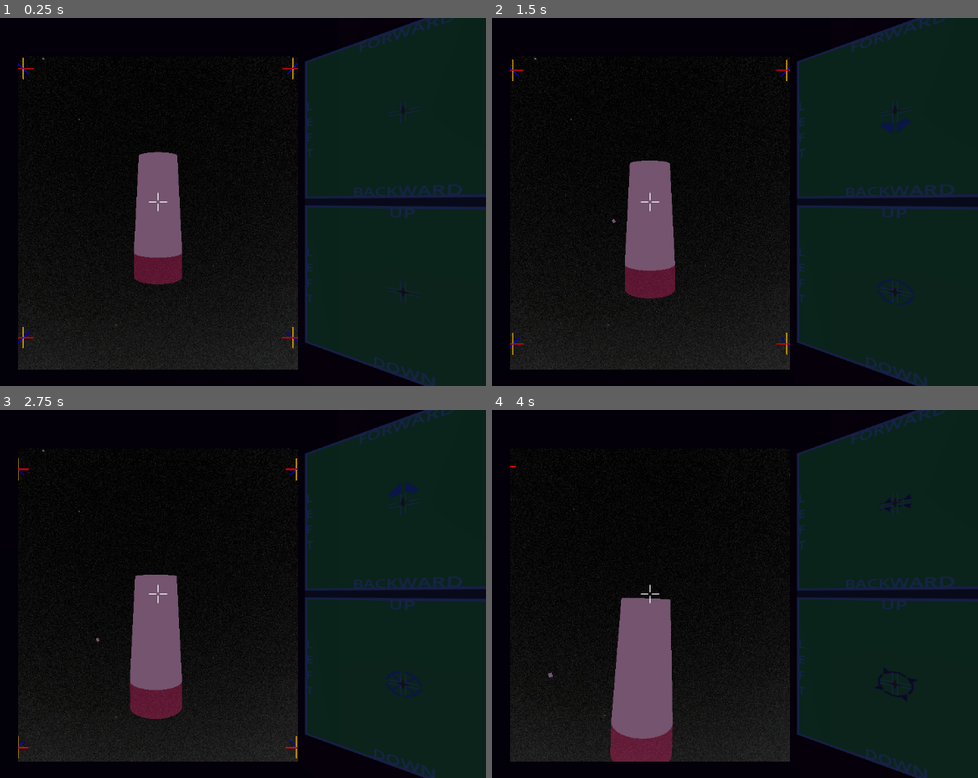
Above: before the commit, frames 1-4 (two rows, left to right).
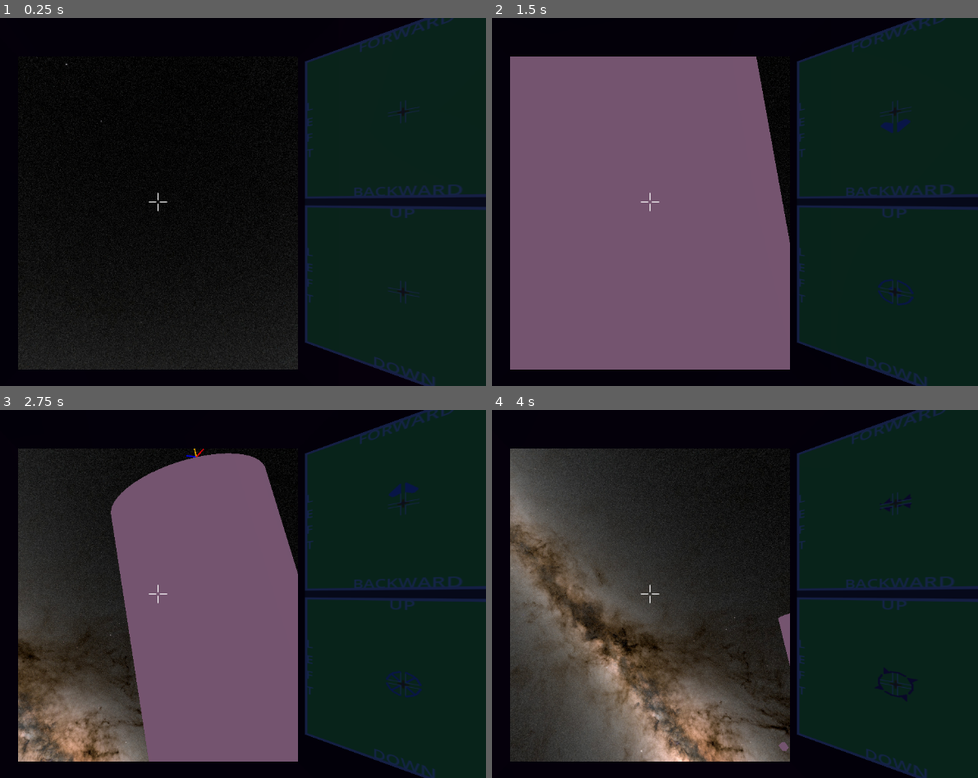
Above: after the commit, the same moments.

Repository: Wake1st/SpaceFlyer
Game: Godot game, scene res://level/space.tscn
The game is run twice, just before and just after one commit, with the same random seed, the same clock (stepped at 60 frames per second) and the same inputs.
Inputs:
- Up to frame 1 (0.25 s): no input
- Up to frame 2 (1.5 s): hold W (forward) 0.53-1.28 s; hold Keypad 8 (a-pitch) 0.53-1.28 s; hold S (backward) from 1.28 s (still down); tap Keypad 6 (a-roll) at 1.35 s
- Up to frame 3 (2.75 s): release S (backward) at 2.03 s; hold W (forward) from 2.03 s (still down); hold D (a_yaw) from 2.03 s (still down)
- Up to frame 4 (4 s): release D (a_yaw) at 2.78 s; tap F (action) at 2.85 s; release W (forward) at 3.53 s; hold Keypad 4 (left) from 3.53 s (still down); tap Shift (control_mode_swap) at 3.6 s

The runs differ from the first frame. In frame 1, 3.6% of the frame differs, in the area x 3-62%, y 10-96%; in frame 2, 45%; in frame 3, 38%; in frame 4, 35%.

Commit message:
init - vehicle spawner

Diff:
--- a/level/space.tscn
+++ b/level/space.tscn
@@ -1,9 +1,10 @@
-[gd_scene load_steps=10 format=3 uid="uid://bh01hs6801nnm"]
+[gd_scene load_steps=11 format=3 uid="uid://bh01hs6801nnm"]
 
 [ext_resource type="PackedScene" uid="uid://bkldao0ffqktn" path="res://vehicle/vehicle.tscn" id="1_a5bqa"]
 [ext_resource type="Texture2D" uid="uid://dcci1dwegwpld" path="res://level/milkyway_2020_4k.jpg" id="1_b7gdk"]
 [ext_resource type="PackedScene" uid="uid://3o8km61mbd66" path="res://pillar.tscn" id="2_3vxuu"]
-[ext_resource type="PackedScene" path="res://ship/ship.tscn" id="4_vr5mi"]
+[ext_resource type="PackedScene" uid="uid://dnx53jtwpotf0" path="res://vehicle/vehicle_spawner.tscn" id="3_tima7"]
+[ext_resource type="PackedScene" uid="uid://cgqlt4bsxymcr" path="res://ship/ship.tscn" id="4_vr5mi"]
 [ext_resource type="Script" path="res://level/LevelManager.gd" id="5_2gvga"]
 [ext_resource type="PackedScene" uid="uid://ewko4ftdsxw1" path="res://debris/debris_spawner.tscn" id="6_48pw5"]
 
@@ -21,14 +22,25 @@
 
 [node name="Space" type="Node3D"]
 
+[node name="LevelManager" type="Node" parent="." node_paths=PackedStringArray("ship")]
+script = ExtResource("5_2gvga")
+ship = NodePath("../Ship")
+
 [node name="WorldEnvironment" type="WorldEnvironment" parent="."]
 environment = SubResource("Environment_s4uou")
+
+[node name="VehicleSpawner" parent="." node_paths=PackedStringArray("vehicle") instance=ExtResource("3_tima7")]
+vehicle = NodePath("../Vehicle")
 
 [node name="Vehicle" parent="." instance=ExtResource("1_a5bqa")]
 transform = Transform3D(1, 0, 0, 0, 1, 0, 0, 0, 1, 0, 0, 100)
 
 [node name="RadarAntena" parent="Vehicle/Hardware" index="1" node_paths=PackedStringArray("ship")]
 ship = NodePath("../../../Ship")
+
+[node name="Ship" parent="." instance=ExtResource("4_vr5mi")]
+
+[node name="DebrisSpawner" parent="." instance=ExtResource("6_48pw5")]
 
 [node name="Pillar" parent="." instance=ExtResource("2_3vxuu")]
 transform = Transform3D(1, 0, 0, 0, 1, 0, 0, 0, 1, -128, -128, -128)
@@ -54,16 +66,9 @@
 [node name="Pillar8" parent="." instance=ExtResource("2_3vxuu")]
 transform = Transform3D(1, 0, 0, 0, 1, 0, 0, 0, 1, 128, 128, 128)
 
-[node name="Ship" parent="." instance=ExtResource("4_vr5mi")]
-
-[node name="DebrisSpawner" parent="." instance=ExtResource("6_48pw5")]
-
-[node name="LevelManager" type="Node" parent="." node_paths=PackedStringArray("ship")]
-script = ExtResource("5_2gvga")
-ship = NodePath("../Ship")
-
 [connection signal="received_item" from="Ship" to="Vehicle" method="_on_ship_received_item"]
 [connection signal="win_game" from="Ship" to="LevelManager" method="_on_ship_win_game"]
+[connection signal="reset_level" from="DebrisSpawner" to="VehicleSpawner" method="_on_debris_spawner_reset_level"]
 [connection signal="reset_level" from="DebrisSpawner" to="Vehicle" method="_on_debris_spawner_reset_level"]
 
 [editable path="Vehicle"]
--- a/ship/ship.tscn
+++ b/ship/ship.tscn
@@ -1,4 +1,4 @@
-[gd_scene load_steps=6 format=3]
+[gd_scene load_steps=6 format=3 uid="uid://cgqlt4bsxymcr"]
 
 [ext_resource type="Script" path="res://ship/ship.gd" id="1_18bpn"]
 
--- a/vehicle/vehicle.gd
+++ b/vehicle/vehicle.gd
@@ -63,11 +63,17 @@
 		apply_torque(global_transform.basis * controls.rotation * rotationSpeed)
 
 
-func move(destination:Transform3D):
+func move(destination:Transform3D, isDocked:bool=false):
 	linear_velocity = Vector3.ZERO
 	angular_velocity = Vector3.ZERO
 	transform = destination
-	docked = true
+	docked = isDocked
+
+
+func push(dir:Vector3, rot:Vector3):
+	print(dir, rot)
+	apply_impulse(dir)
+	apply_torque(rot)
 
 
 func grab(controls:Controls):
--- /dev/null
+++ b/vehicle/vehicle_spawner.gd
@@ -0,0 +1,31 @@
+extends Node3D
+
+
+@export var vehicle:RigidBody3D
+var firstTime = true
+
+
+func _physics_process(_delta):
+	if firstTime:
+		start_level()
+		firstTime = false
+
+
+func _on_debris_spawner_reset_level(_i):
+	start_level()
+
+
+func start_level():
+	vehicle.move(transform)
+	vehicle.push(
+		Vector3(
+			randf_range(-10,10),
+			randf_range(-10,10),
+			randf_range(-10,10)
+		),
+		Vector3(
+			randf_range(-22,22),
+			randf_range(-22,22),
+			randf_range(-22,22)
+		)
+	)
--- /dev/null
+++ b/vehicle/vehicle_spawner.tscn
@@ -0,0 +1,7 @@
+[gd_scene load_steps=2 format=3 uid="uid://dnx53jtwpotf0"]
+
+[ext_resource type="Script" path="res://vehicle/vehicle_spawner.gd" id="1_ajou0"]
+
+[node name="VehicleSpawner" type="Node3D"]
+transform = Transform3D(1, 0, 0, 0, 1, 0, 0, 0, 1, 0, -10, 0)
+script = ExtResource("1_ajou0")
